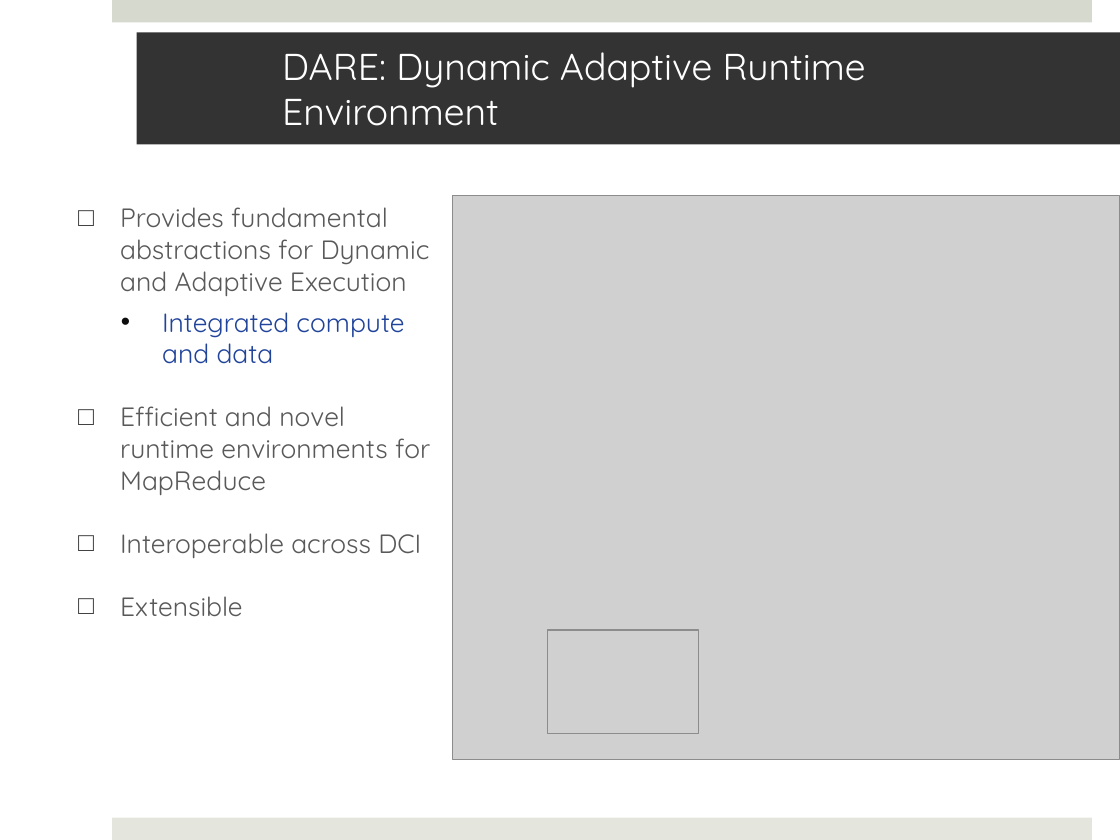
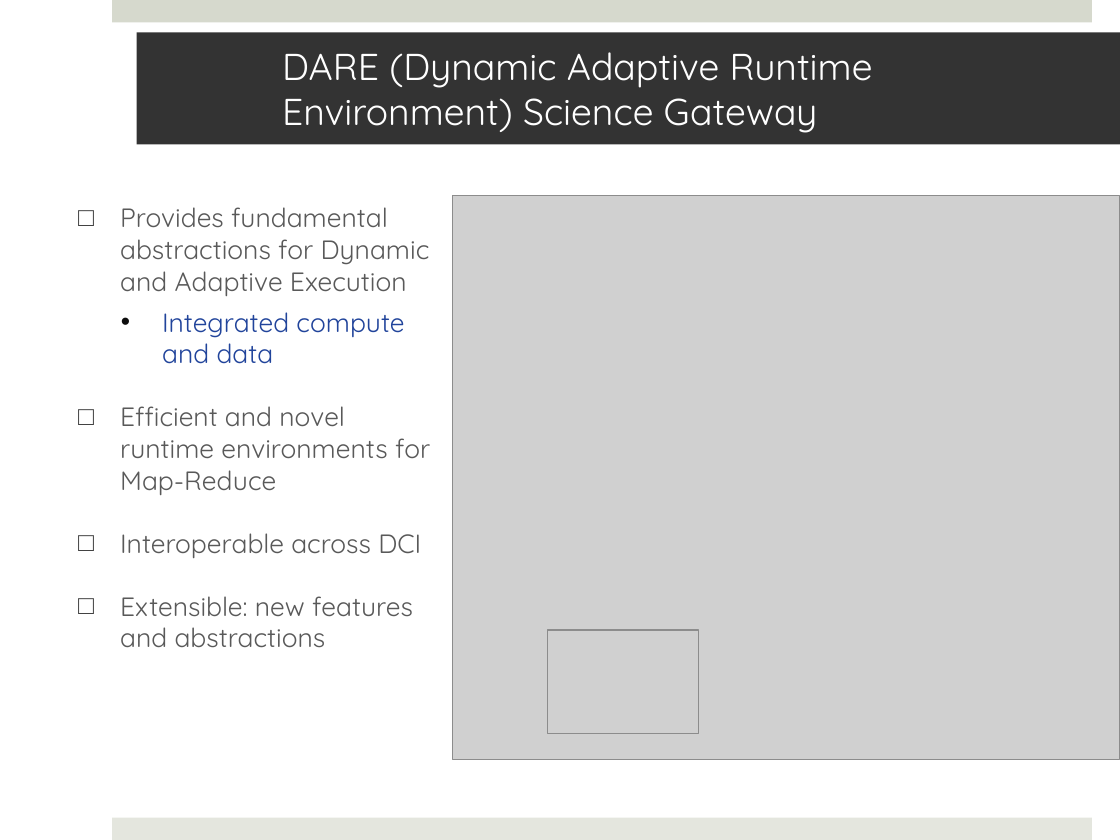
Before and after one commit to saga-project/saga-cpp-legacy-projects, a slide deck: slide 25 of saga-talks/abstractions_for_ls-microsoft.pptx. Drawn at 1120x840 pixels with LibreOffice and Linux fonts; fonts in the diff are those of the drawing; grey boxes stand for pictures; background and template pictures are left out. Boxes give left, top, right and bottom in pixels: in the first picture for what was removed or moved away, otherwise in the second. Text is boxed around its words. In the diff, an @@ line names an element or a change of style, - is before the commit and + after.

```diff
--- a/saga-talks/abstractions_for_ls-microsoft.pptx
+++ b/saga-talks/abstractions_for_ls-microsoft.pptx
@@ title at (282,52,873,133): text changed @@
-DARE: Dynamic Adaptive Runtime Environment
+DARE (Dynamic Adaptive Runtime Environment) Science Gateway
@@ text at (120,406,430,495): text changed @@
-□ Efficient and novel runtime environments for MapReduce
+□ Efficient and novel runtime environments for Map-Reduce
@@ text at (120,596,413,648): text changed @@
-□ Extensible
+□ Extensible: new features and abstractions
```
Also in this commit, not shown: 10 other slides changed.
